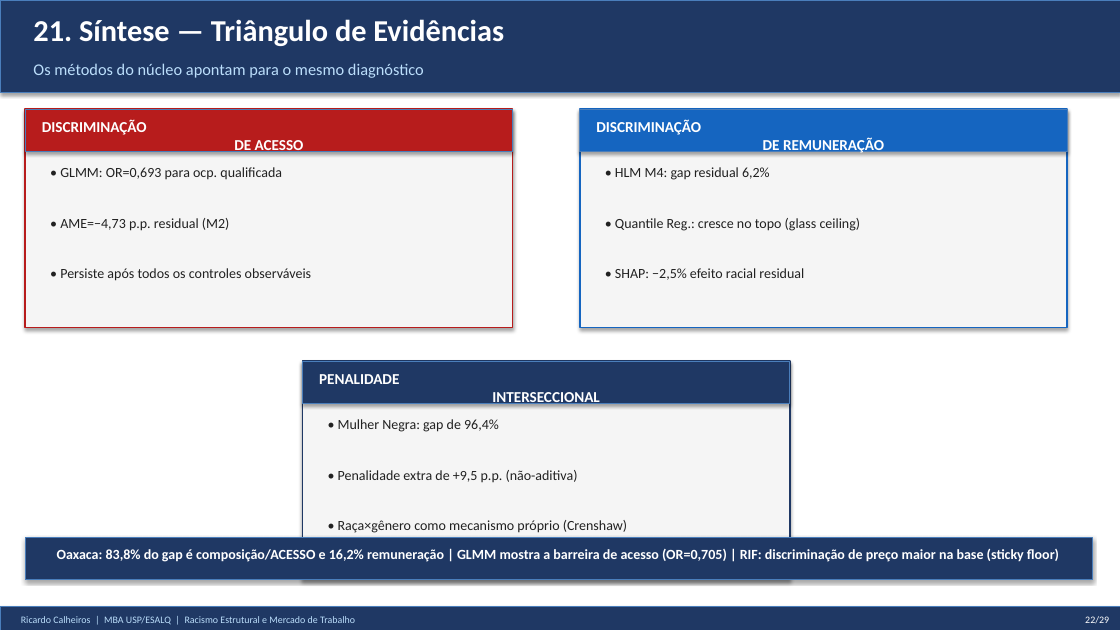
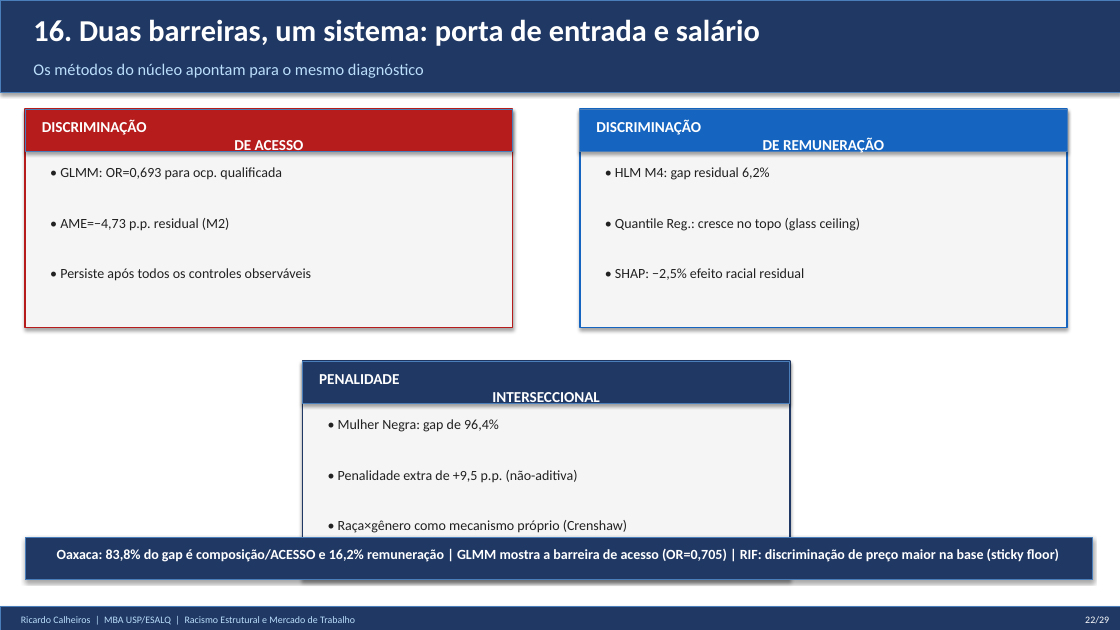
Before and after one commit to rickinrj-ux/ProjetoRacismoPNAD, a slide deck: slide 18 of entregaveis/apresentacao_tcc.pptx. Drawn at 1120x630 pixels with LibreOffice and Linux fonts; fonts in the diff are those of the drawing. Boxes give left, top, right and bottom in pixels: in the first picture for what was removed or moved away, otherwise in the second. Text is boxed around its words. In the diff, an @@ line names an element or a change of style, - is before the commit and + after.

```diff
--- a/entregaveis/apresentacao_tcc.pptx
+++ b/entregaveis/apresentacao_tcc.pptx
@@ text at <box>33,19,760,46</box>: text changed @@
-21. Síntese — Triângulo de Evidências
+16. Duas barreiras, um sistema: porta de entrada e salário
```
Also in this commit, not shown: 18 other slides changed, 15 other files.
